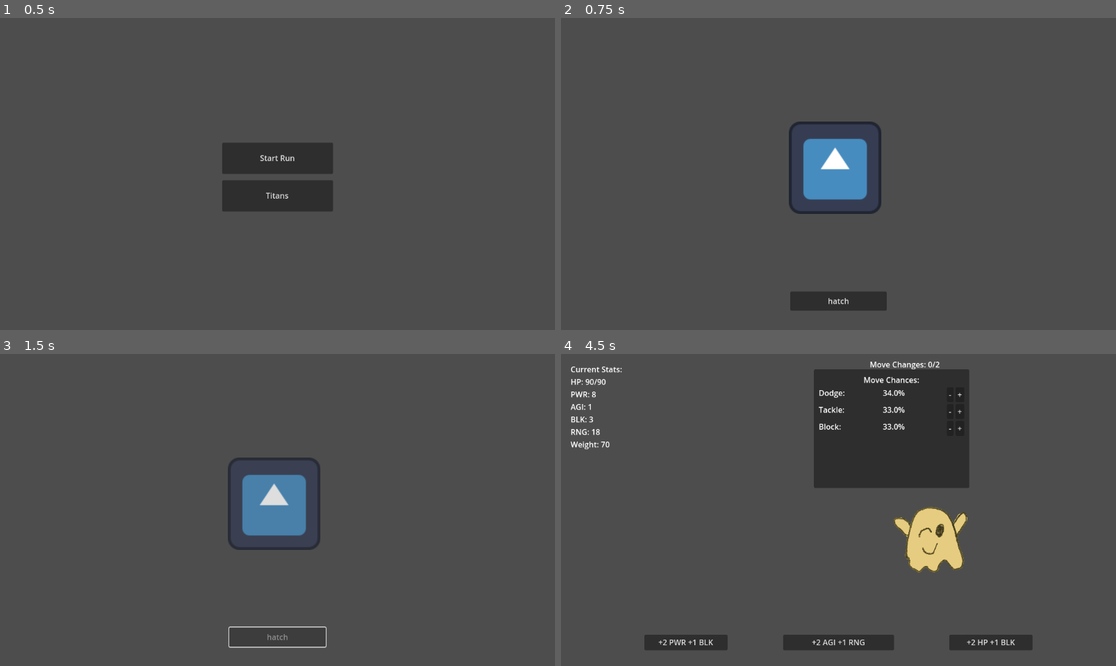
Above: before the commit, frames 1-4 (two rows, left to right).
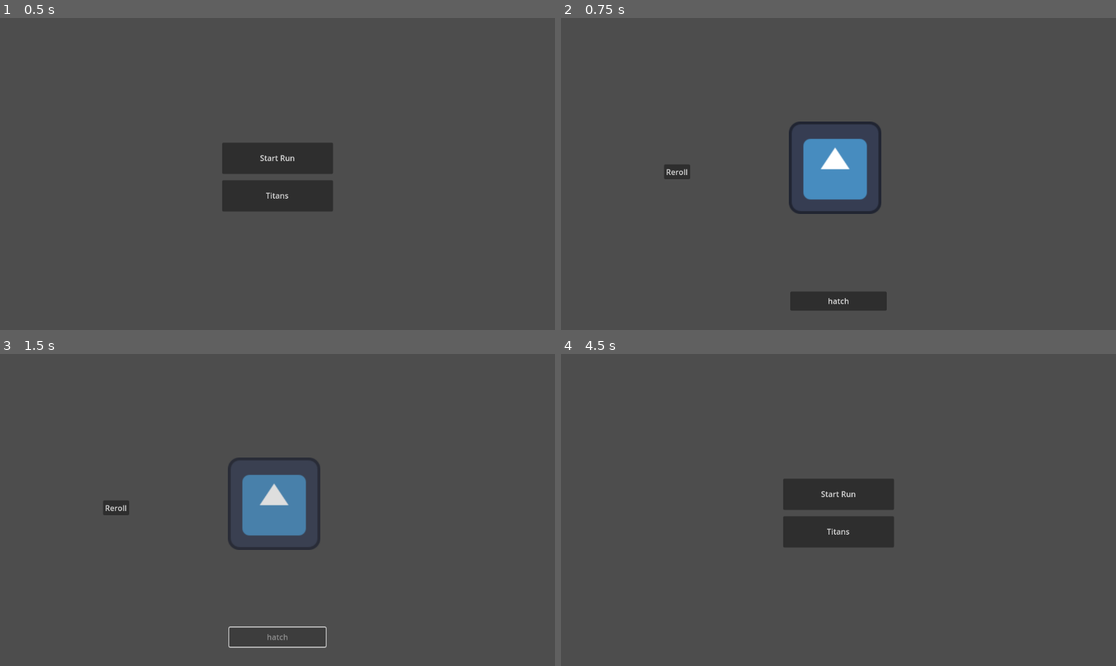
Above: after the commit, the same moments.

Repository: ajpowers334/TitanTamer
Game: Godot game, scene res://Scenes/main_menu.tscn
Same seed, same stepped clock (60 frames per second), same inputs: the game is played once before the commit and once after it. The engine's default icon, where the game draws it, is replaced by a stand-in: a white triangle on a blue panel in a dark square.
Inputs (mouse positions are in pixels of both pictures, inside the frame that each line leads up to):
- Up to frame 1 (0.5 s): no input
- Up to frame 2 (0.75 s): click "Start Run" at 0.5 s
- Up to frame 3 (1.5 s): click "hatch" at 1.25 s
- Up to frame 4 (4.5 s): click (677, 506) at 2 s, where only the run after the commit has a clickable "Reroll"; click (677, 506) at 2.75 s, where only the run after the commit has a clickable "Reroll"; click "TRAIN GRYPHON!" (after the commit: "TRAIN TITAN!") at 3.5 s; click (649, 475) at 4.25 s, where only the run after the commit has a clickable "Main Menu"

Frame 1 is identical in both runs. In frame 2, 0.2% of the frame differs, in the area x 18-24%, y 46-52%; in frame 3, 0.2%; in frame 4, 18%, in the area x 1-85%, y 2-95%.

Commit message:
Final MVP is complete

Diff:
--- a/Scenes/golem.tscn
+++ b/Scenes/golem.tscn
@@ -10,16 +10,6 @@
 
 [node name="Golem" type="CharacterBody2D"]
 script = ExtResource("1_lqe5q")
-damage_reduction = null
-heal_amount = null
-heal_duration = null
-max_health = null
-current_health = null
-power = null
-range_stat = null
-bulk = null
-agility = null
-weight = null
 
 [node name="CollisionShape2D" type="CollisionShape2D" parent="."]
 scale = Vector2(6, 6)
--- a/Scenes/hatch.tscn
+++ b/Scenes/hatch.tscn
@@ -40,3 +40,11 @@
 position = Vector2(569, 311)
 scale = Vector2(1.5, 1.5)
 texture = ExtResource("1_s8fat")
+
+[node name="rerollButton" type="Button" parent="."]
+layout_mode = 0
+offset_left = 214.0
+offset_top = 304.0
+offset_right = 222.0
+offset_bottom = 312.0
+text = "Reroll"
--- a/Scenes/training.tscn
+++ b/Scenes/training.tscn
@@ -188,3 +188,11 @@
 offset_right = 681.0
 offset_bottom = 33.0
 text = "Move Changes: 0/2"
+
+[node name="MainMenu" type="Button" parent="."]
+layout_mode = 0
+offset_left = 141.0
+offset_top = 240.0
+offset_right = 149.0
+offset_bottom = 248.0
+text = "Main Menu"
--- a/Scripts/golem.gd
+++ b/Scripts/golem.gd
@@ -42,56 +42,6 @@
 	# Reset power after tackle
 	power = original_power
 
-# Override the select_move function to include healing
-func select_move() -> void:
-	# If health is low, increase heal chance
-	var health_ratio = current_health / max_health
-	var heal_chance = move_weights["heal"] * (1.0 - health_ratio)  # More likely to heal when low on health
-
-	var move_choices = ["dodge", "tackle", "block"]
-	var weights = [move_weights["dodge"], move_weights["tackle"], move_weights["block"]]
-
-	# Add heal to possible moves if not already healing
-	if !is_healing:
-		move_choices.append("heal")
-		weights.append(heal_chance)
-
-	var selected_move = move_choices[randi() % move_choices.size()]  # Simple random selection
-
-	match selected_move:
-		"heal":
-			heal_self()
-		_:
-			current_move = selected_move
-			emit_signal("move_selected", current_move)
-
-# Heal over time
-func heal_self() -> void:
-	is_healing = true
-	current_move = "heal"
-	emit_signal("move_selected", current_move)
-
-	# Create a healing effect
-	var heal_timer = get_tree().create_timer(heal_duration, false)
-	heal_timer.timeout.connect(_on_heal_complete)
-
-	# Visual feedback
-	if has_node("HealParticles"):
-		$HealParticles.emitting = true
-
-	# Optional: Play heal animation
-	if has_node("AnimationPlayer"):
-		$AnimationPlayer.play("heal")
-
-func _on_heal_complete() -> void:
-	if is_healing:  # Make sure we're still healing (in case of interruptions)
-		current_health = min(max_health, current_health + heal_amount)
-		health_changed.emit(current_health, max_health)
-		is_healing = false
-
-		# Reset particles if they exist
-		if has_node("HealParticles"):
-			$HealParticles.emitting = false
 
 # Override to customize visuals
 func _setup_visuals() -> void:
--- a/Scripts/hatch.gd
+++ b/Scripts/hatch.gd
@@ -46,6 +46,52 @@
 
 	button.pressed.connect(_on_button_pressed)
 	train_button.pressed.connect(_on_train_button_pressed)
+	$rerollButton.pressed.connect(_on_reroll_button_pressed)
+
+func _on_reroll_button_pressed():
+	# Make current titan invisible and remove it
+	if is_instance_valid(titan):
+		titan.visible = false
+		titan.queue_free()
+
+	# Randomly select a new titan scene
+	var titan_scene_path = TITAN_SCENES[randi() % TITAN_SCENES.size()]
+	var titan_scene = load(titan_scene_path)
+
+	# Get the titan container
+	var titan_container = get_node_or_null("TitanContainer")
+	if not titan_container:
+		titan_container = Node2D.new()
+		titan_container.name = "TitanContainer"
+		add_child(titan_container)
+
+	# Instantiate the new titan
+	titan = titan_scene.instantiate()
+	titan_container.add_child(titan)
+	titan.visible = true
+
+	# Position the titan at the same position as the egg
+	titan.global_position = egg.global_position
+
+	# Disable physics on the titan immediately
+	if titan.has_method("set_physics_process"):
+		titan.set_physics_process(false)
+	if titan is CharacterBody2D:
+		titan.set_physics_process_internal(false)
+		titan.velocity = Vector2.ZERO
+		titan.process_mode = Node.PROCESS_MODE_DISABLED
+
+	# Update train button text based on titan type
+	if "Vampire" in titan.name:
+		train_button.text = "TRAIN VAMPIRE!"
+	elif "Golem" in titan.name:
+		train_button.text = "TRAIN GOLEM!"
+	elif "Imp" in titan.name:
+		train_button.text = "TRAIN IMP!"
+	elif "Gryphon" in titan.name:
+		train_button.text = "TRAIN GRYPHON!"
+	else:
+		train_button.text = "TRAIN TITAN!"
 
 func _on_button_pressed():
 	# Disable button to prevent multiple clicks
--- a/Scripts/training.gd
+++ b/Scripts/training.gd
@@ -141,6 +141,7 @@
 		fight_button.pressed.connect(_on_fight_button_pressed)
 
 	update_ui()
+	$MainMenu.pressed.connect(_on_main_menu_button_pressed)
 
 func _on_training_selected(training_type: String) -> void:
 	if training_type in TRAINING_TYPES:
@@ -348,6 +349,10 @@
 		# Emit signal with current move chances
 		move_chances_updated.emit(move_chances)
 
+func _on_main_menu_button_pressed() -> void:
+	# Save any necessary game state here if needed
+	get_tree().change_scene_to_file("res://Scenes/main_menu.tscn")
+
 func _on_fight_button_pressed() -> void:
 	# Save the titan's current stats before switching scenes
 	if titan:
